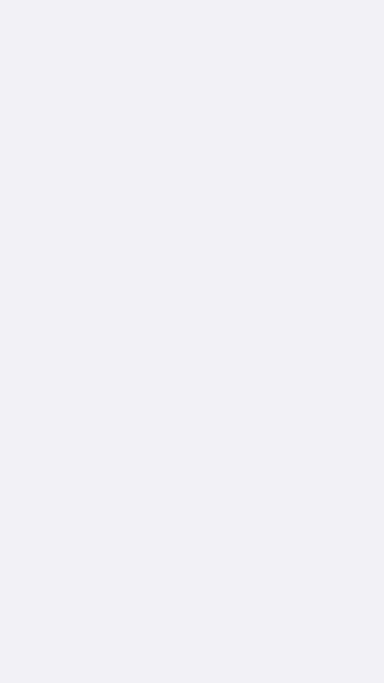
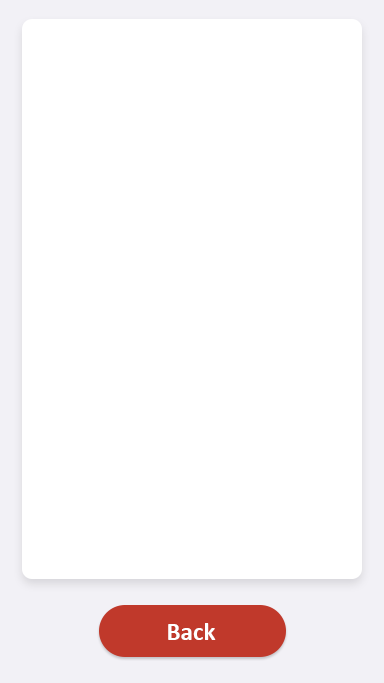
The second 384x683 image is a revision of the first. Changes to its layers:
added group "Group 1" with 2 layers above "Rectangle 1" over left=99, top=605, right=286, bottom=657
added layer "Back" in group "Group 1" over left=168, top=623, right=216, bottom=640
added layer "Rectangle 2" in group "Group 1" over left=99, top=605, right=286, bottom=657
added layer "Rectangle 1" above "BG" over left=22, top=19, right=362, bottom=579
